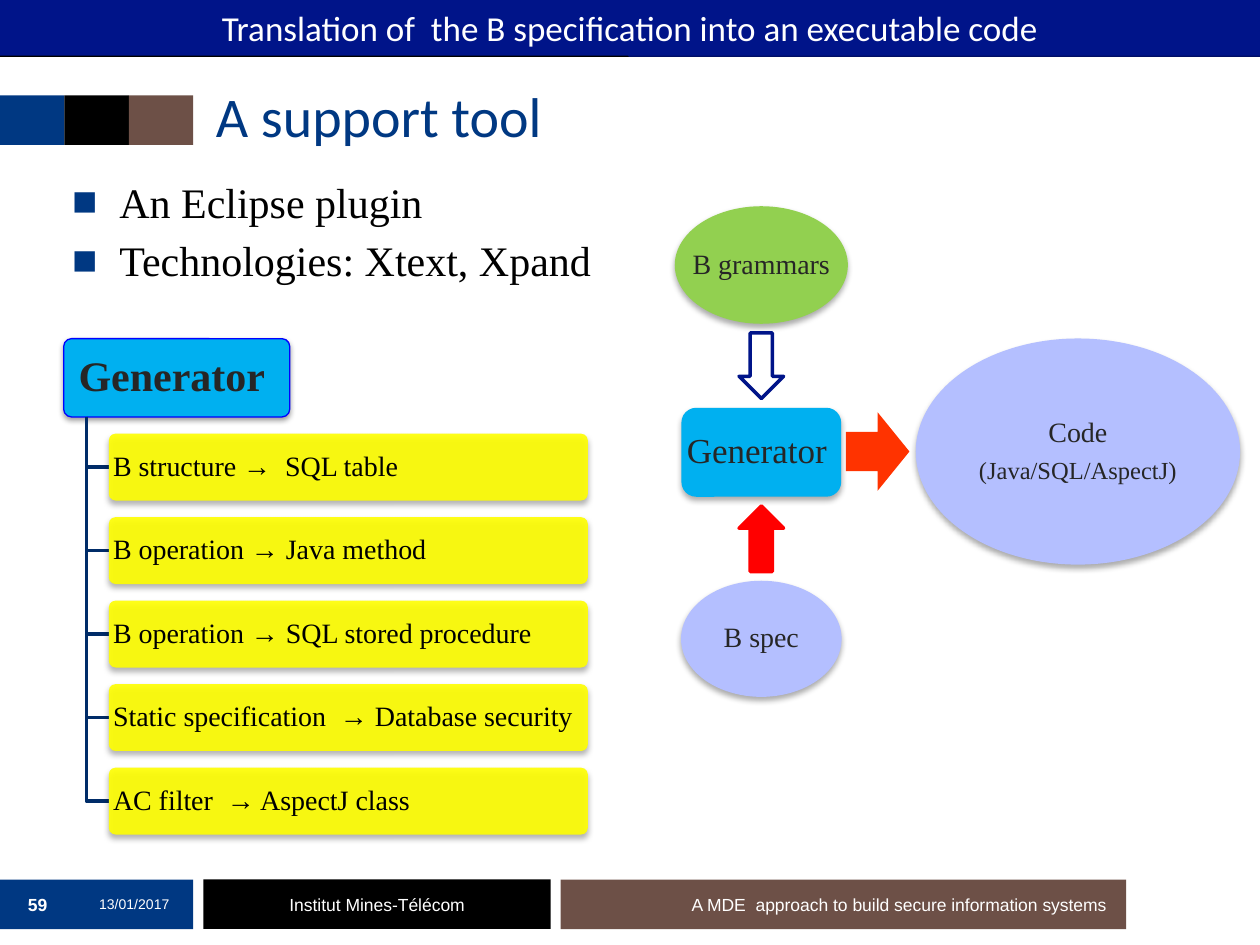
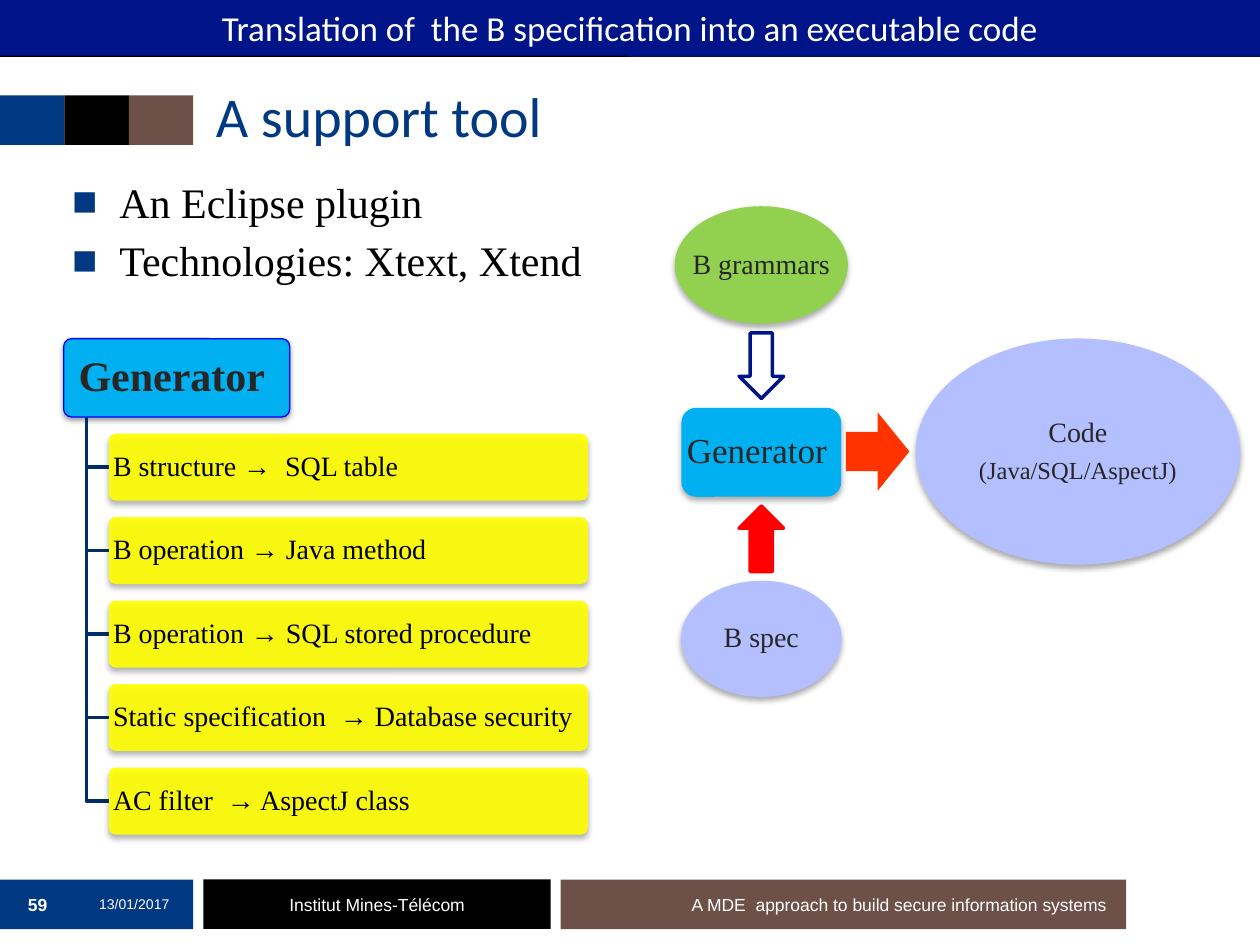
Before and after one commit to mai-ng/phdDefense, a slide deck: slide 59 of slides/presentation-defense.pptx. Drawn at 1260x945 pixels with LibreOffice and Linux fonts; fonts in the diff are those of the drawing; background and template pictures are left out. Boxes give left, top, right and bottom in pixels: in the first picture for what was removed or moved away, otherwise in the second. Text is boxed around its words. In the diff, an @@ line names an element or a change of style, - is before the commit and + after.

```diff
--- a/slides/presentation-defense.pptx
+++ b/slides/presentation-defense.pptx
@@ text at box(119, 247, 582, 285): text changed @@
-■ Technologies: Xtext, Xpand
+■ Technologies: Xtext, Xtend
```
Also in this commit, not shown: 11 other slides changed.
